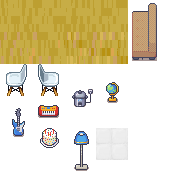
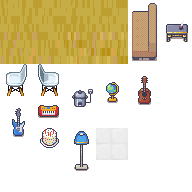
Two versions of the same layered image (192px x 192px). Layer-by-layer changes:
added layer "Pasted Layer" above "tileset_hs18.png" over [138, 76, 151, 105]
painted on "tileset_hs18.png" over [166, 21, 188, 42]
